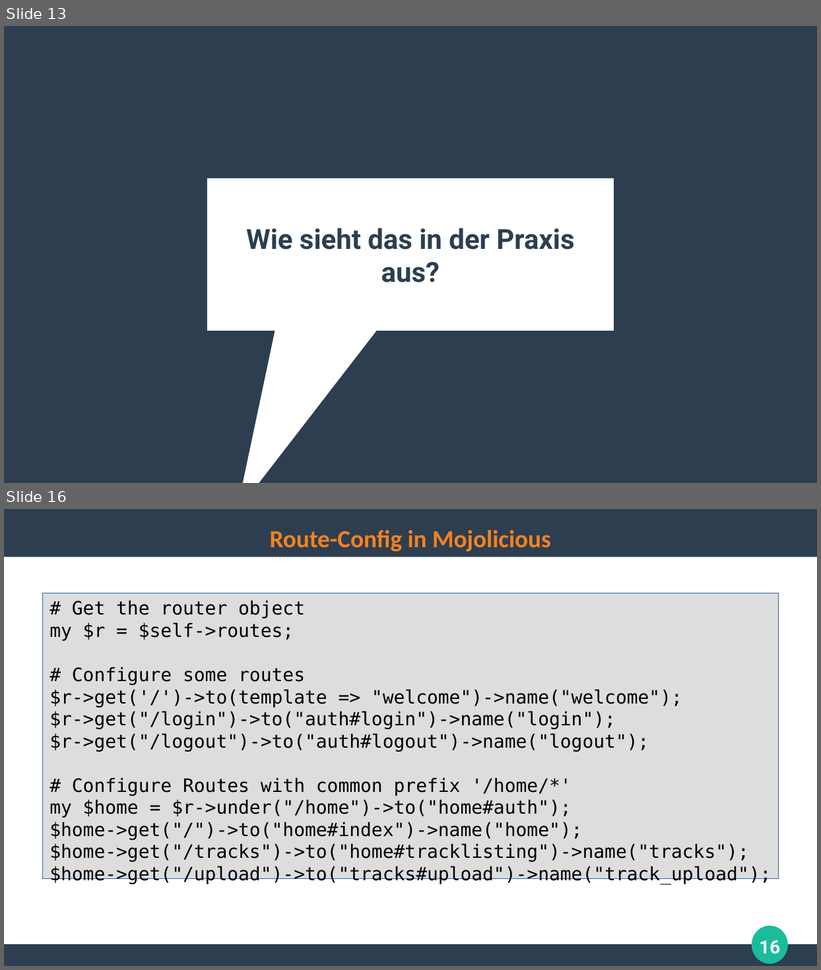
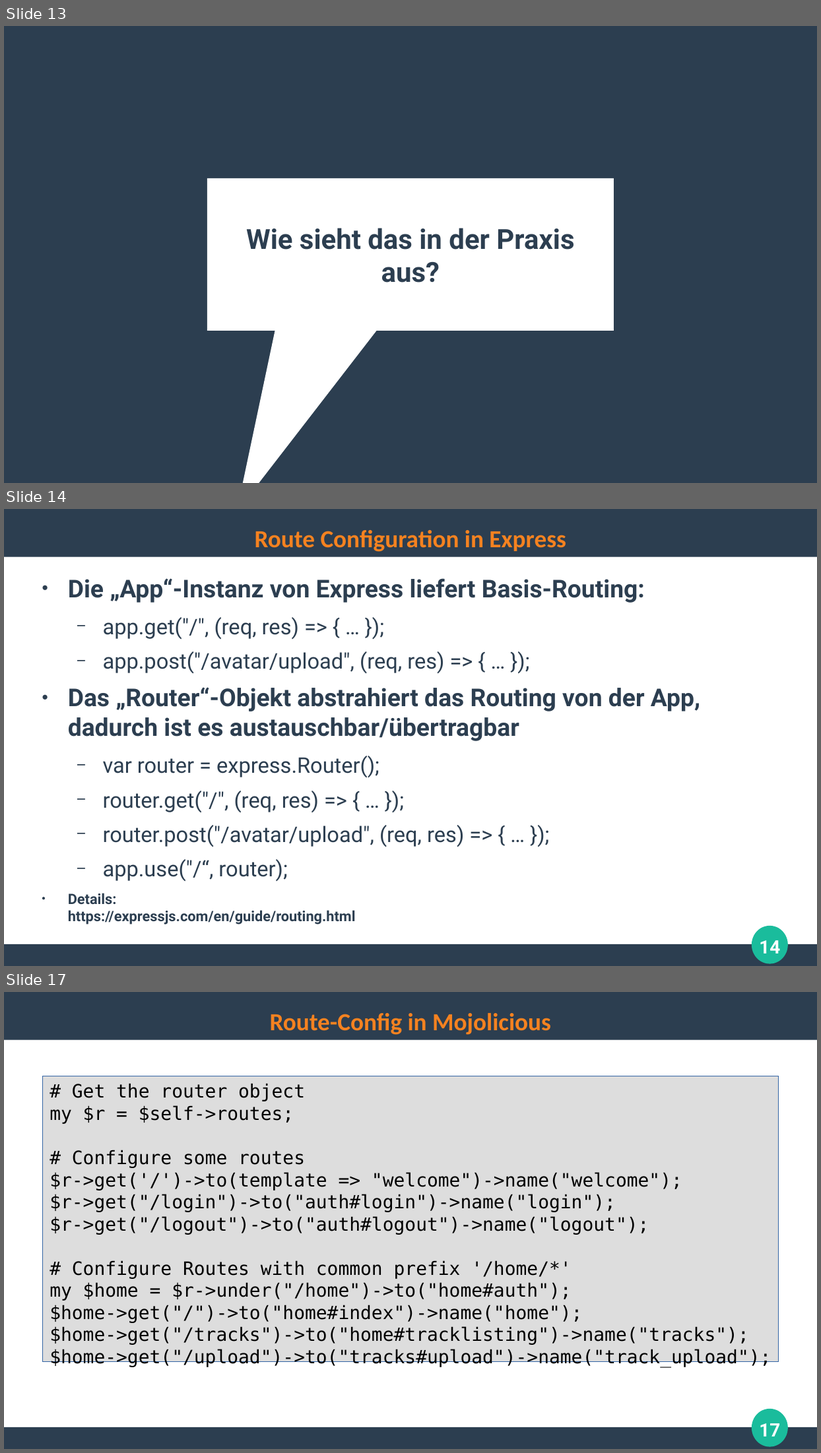
Before and after one commit to ghandmann/HS-AlbSig-WebAnwendungen2, a slide deck: Kapitel/04_WebFrameworks_1x1.odp. Shown one above the other, each under a label of ours: slides 13 and 16 before the commit, slides 13, 14 and 17 after it; the slides between them are not shown. The pictures are 821x970 and 821x1453 pixels, drawn with LibreOffice and Linux fonts; fonts in the diff are those of the drawing. Boxes give left, top, right and bottom in pixels: in the first picture for what was removed or moved away, otherwise in the second. Text is boxed around its words. In the diff, an @@ line names an element or a change of style, - is before the commit and + after.

Commit message:
remove jersey, integrate express

```diff
--- a/Kapitel/04_WebFrameworks_1x1.odp
+++ b/Kapitel/04_WebFrameworks_1x1.odp
@@ slide 14 added at <box>4,509,817,966</box>, background #FFFFFF; not listed: 3 template elements that a slide beside it also shows @@
@@ title added at <box>255,530,566,552</box>, 24 pt, text #F58220, bold @@
+Route Configuration in Express
@@ text added at <box>68,578,700,925</box>, 21 pt, text #2C3E50 @@
+● Die „App“-Instanz von Express liefert Basis-Routing:
+  − app.get("/", (req, res) => { … });
+  − app.post("/avatar/upload", (req, res) => { … });
+● Das „Router“-Objekt abstrahiert das Routing von der App, dadurch ist es austauschbar/übertragbar
+  − var router = express.Router();
+  − router.get("/", (req, res) => { … });
+  − router.post("/avatar/upload", (req, res) => { … });
+  − app.use("/“, router);
+● Details:
+  https://expressjs.com/en/guide/routing.html
@@ page number added at <box>759,941,780,954</box>, 18 pt, text #FFFFFF, bold @@
+14
@@ what was slide 16 is now slide 17 @@
@@ page number at <box>759,1424,780,1437</box>: text changed @@
-16
+17
```
Also in this commit, not shown: 1 slide changed, 5 other slides added, 4 slides removed.
